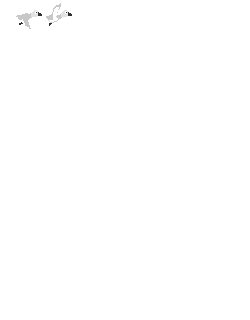
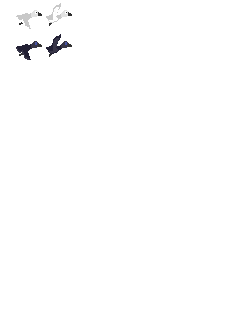
Two versions of the same layered image (250x320). Layer-by-layer changes:
added layer "BossFlap" above "Flap 2" over [16, 34, 72, 60]
